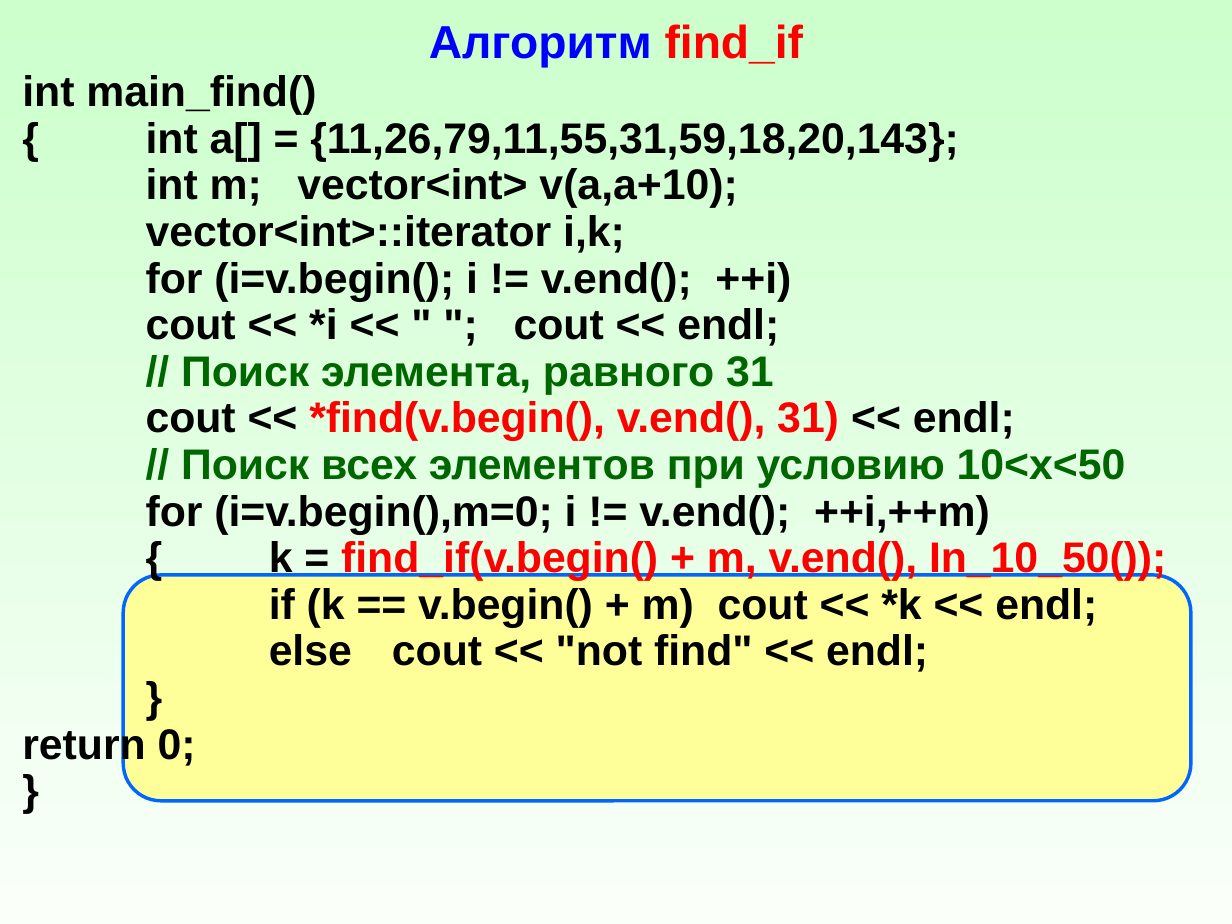
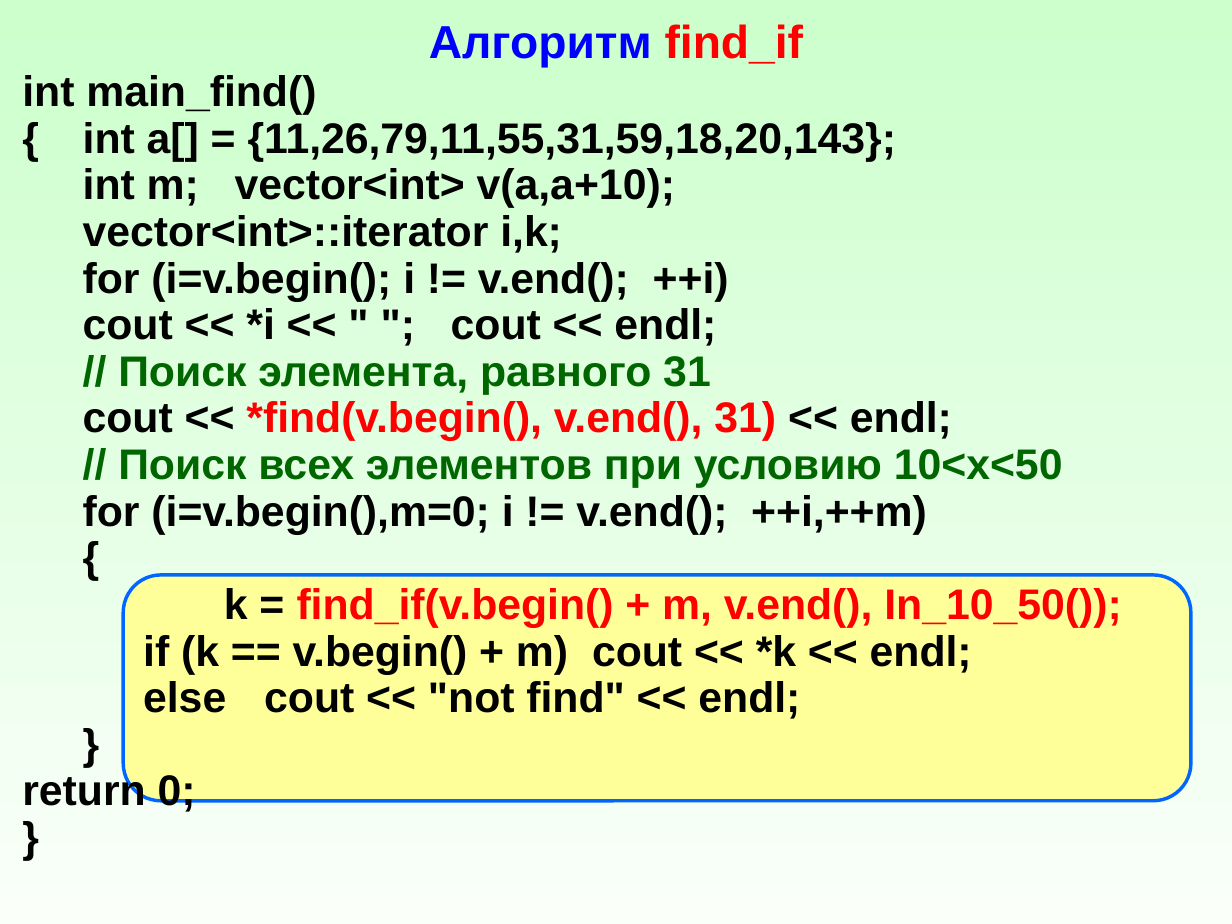
Before and after one commit to mecchmatProjects/CppCourse, a slide deck: slide 17 of Lect12/functorsUkr.ppt. Drawn at 1232x924 pixels with LibreOffice and Linux fonts; fonts in the diff are those of the drawing. Boxes give left, top, right and bottom in pixels: in the first picture for what was removed or moved away, otherwise in the second. Text is boxed around its words. In the diff, an @@ line names an element or a change of style, - is before the commit and + after.

```diff
--- a/Lect12/functorsUkr.ppt
+++ b/Lect12/functorsUkr.ppt
@@ text at [224,588,1121,628]: text changed @@
-{ k = find_if(v.begin() + m, v.end(), In_10_50());
+{
+k = find_if(v.begin() + m, v.end(), In_10_50());
```
Also in this commit, not shown: 8 other slides changed, 2 other files.
